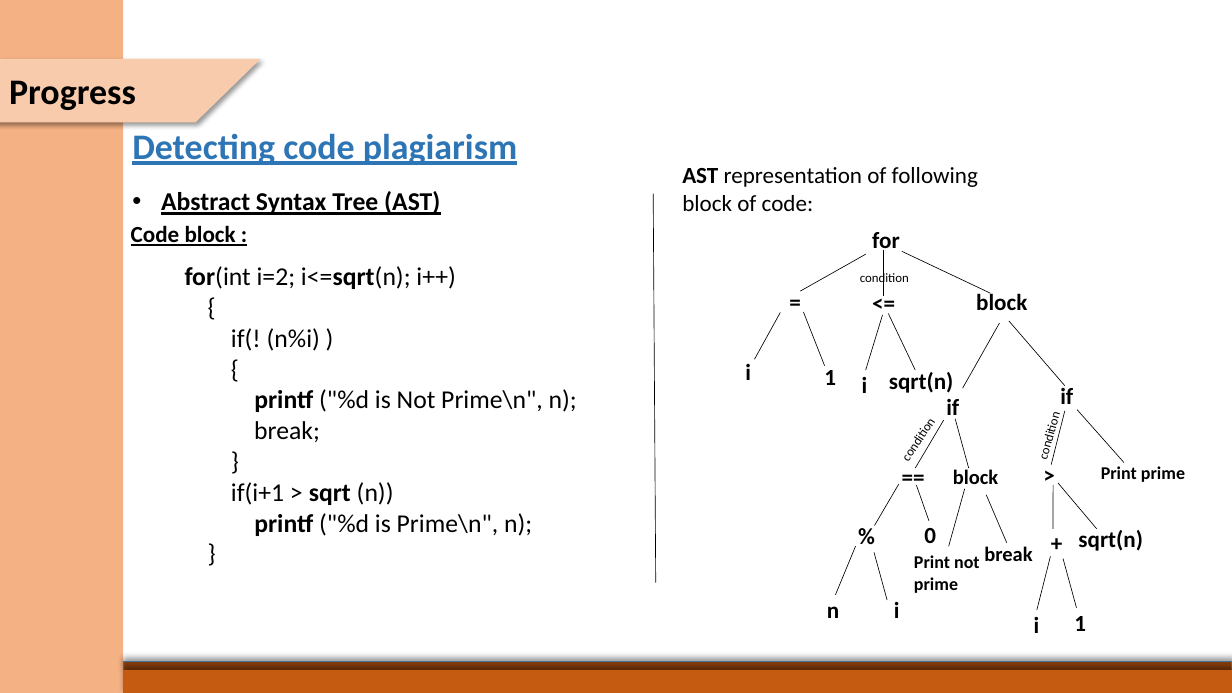
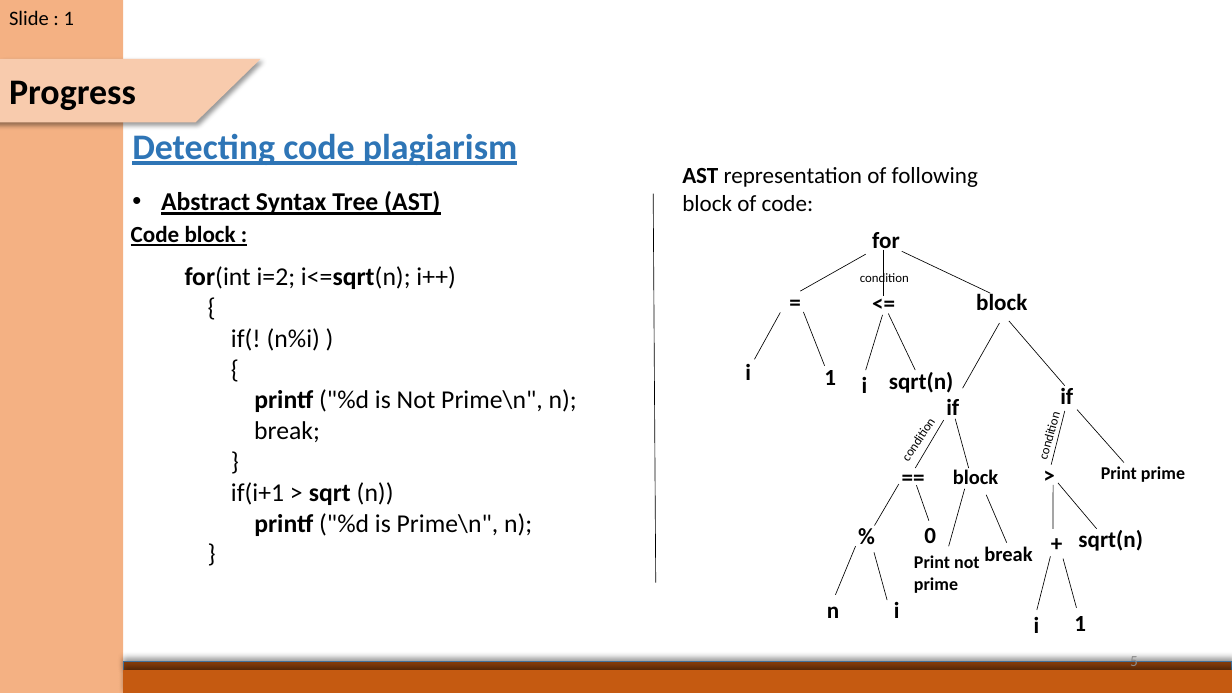
Before and after one commit to SaadDroid/AntiPlagiarism, a slide deck: slide 5 of MidPresentation1122.pptx (slide 4 before the commit). Drawn at 1232x693 pixels with LibreOffice and Linux fonts; fonts in the diff are those of the drawing. Boxes give left, top, right and bottom in pixels: in the first picture for what was removed or moved away, otherwise in the second. Text is boxed around its words. In the diff, an @@ line names an element or a change of style, - is before the commit and + after.

```diff
--- a/MidPresentation1122.pptx
+++ b/MidPresentation1122.pptx
@@ text added at <box>9,10,74,25</box>, 16 pt, text #000000 @@
+Slide : 1
@@ page number added at <box>1130,653,1138,671</box>, 12 pt, text #8C8C8C @@
+5
```
Also in this commit, not shown: 8 other slides changed, 3 slides added, 3 slides removed.
